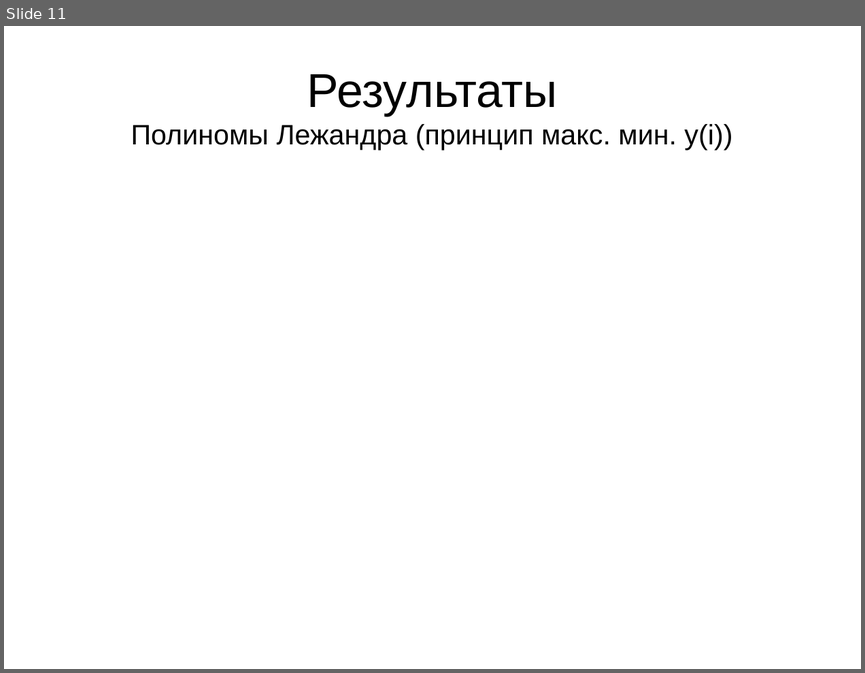
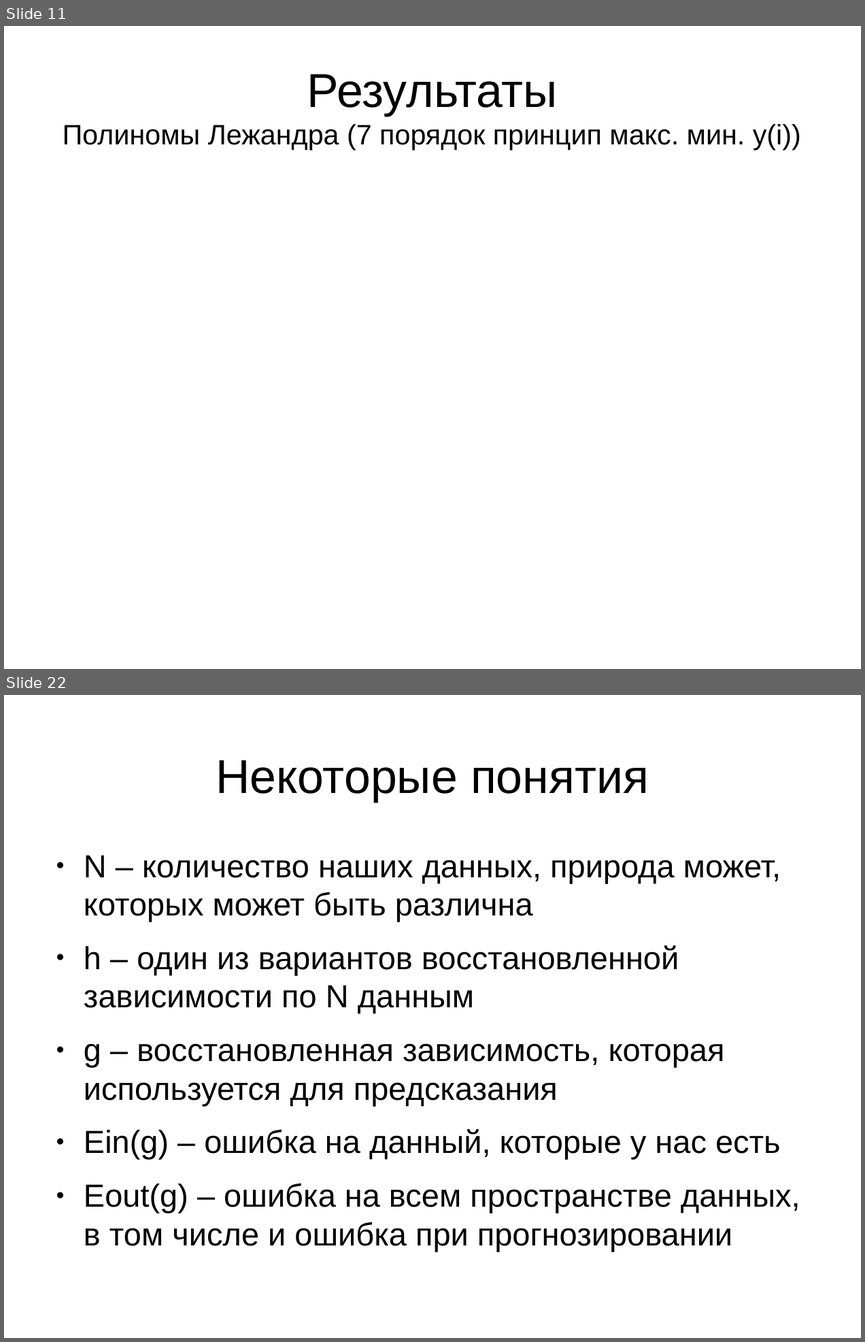
Before and after one commit to raptor3/OSA_lab_2, a slide deck: files/AvaTruFed.odp. Shown one above the other, each under a label of ours: slide 11 before the commit, slides 11 and 22 after it; the slides between them are not shown. The pictures are 865x673 and 865x1342 pixels, drawn with LibreOffice and Linux fonts; fonts in the diff are those of the drawing; background and template pictures are left out. Boxes give left, top, right and bottom in pixels: in the first picture for what was removed or moved away, otherwise in the second. Text is boxed around its words. In the diff, an @@ line names an element or a change of style, - is before the commit and + after.

```diff
--- a/files/AvaTruFed.odp
+++ b/files/AvaTruFed.odp
@@ slide 22 added at [4,695,861,1338], background #FFFFFF @@
@@ title added at [215,760,649,802], 44 pt, text #000000 @@
+Некоторые понятия
@@ text added at [84,855,800,1251], 29.6 pt, text #000000 @@
+● N – количество наших данных, природа может, которых может быть различна
+● h – один из вариантов восстановленной зависимости по N данным
+● g – восстановленная зависимость, которая используется для предсказания
+● Ein(g) – ошибка на данный, которые у нас есть
+● Eout(g) – ошибка на всем пространстве данных, в том числе и ошибка при прогнозировании
@@ slide 11 changed as well @@
@@ title at [62,74,801,150]: text changed @@
-Результаты
-Полиномы Лежандра (принцип макс. мин. y(i))
+Результаты
+Полиномы Лежандра (7 порядок принцип макс. мин. y(i))
```
Also in this commit, not shown: 1 other slide changed, 9 other slides added, 13 slides removed, 12 other files.
